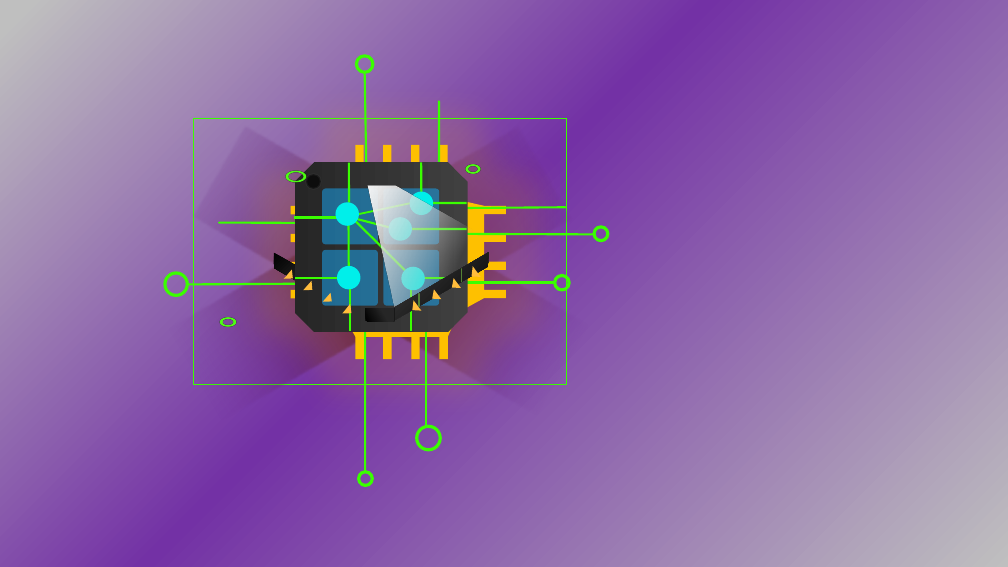
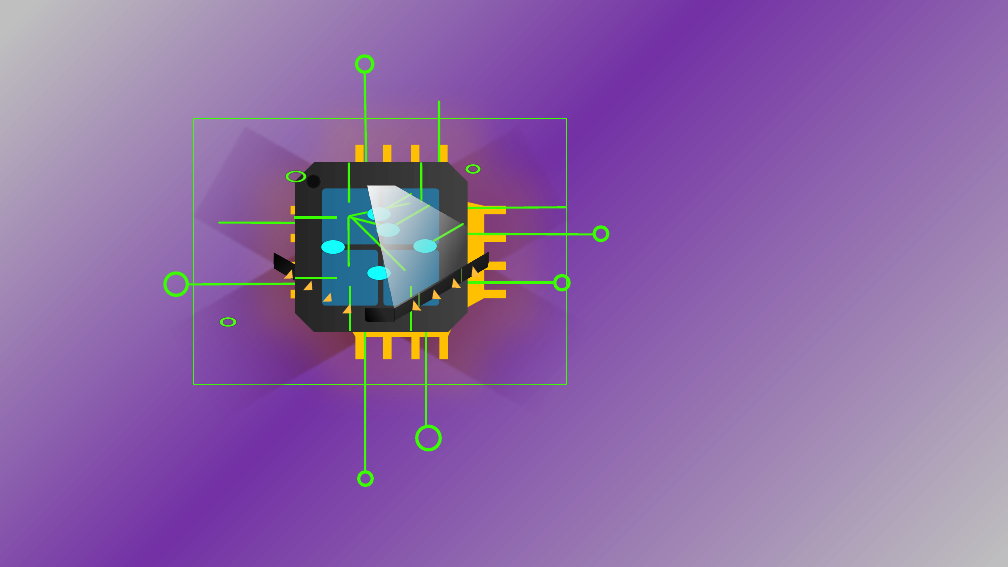
Before and after one commit to asynkron/website, a slide deck: slide 6 of media/logo.pptx. Drawn at 1008x567 pixels with LibreOffice and Linux fonts; fonts in the diff are those of the drawing. Boxes give left, top, right and bottom in pixels: in the first picture for what was removed or moved away, otherwise in the second. Text is boxed around its words. In the diff, an @@ line names an element or a change of style, - is before the commit and + after.

```diff
--- a/media/logo.pptx
+++ b/media/logo.pptx
@@ freeform shape at (312, 157, 464, 328): outline redrawn @@
@@ ellipse: place and size @@
-ellipse at (336, 203, 359, 226)
+ellipse at (368, 203, 391, 226)
@@ line moved from (426, 278) - (466, 278) to (411, 194) - (378, 213) @@
@@ line moved from (426, 203) - (466, 203) to (430, 206) - (389, 229) @@
@@ ellipse: place and size @@
-ellipse at (410, 191, 433, 215)
+ellipse at (321, 235, 345, 259)
@@ ellipse: place and size @@
-ellipse at (389, 217, 412, 240)
+ellipse at (376, 219, 399, 242)
@@ ellipse: place and size @@
-ellipse at (402, 267, 425, 290)
+ellipse at (413, 234, 436, 258)
@@ line moved from (413, 229) - (466, 229) to (463, 224) - (422, 248) @@
@@ ellipse: place and size @@
-ellipse at (337, 266, 361, 290)
+ellipse at (368, 261, 391, 284)
```
